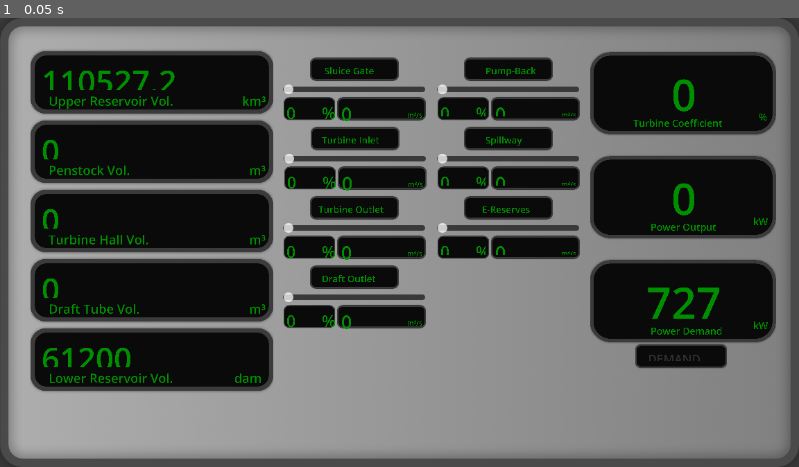
Above: before the commit, frame 1.
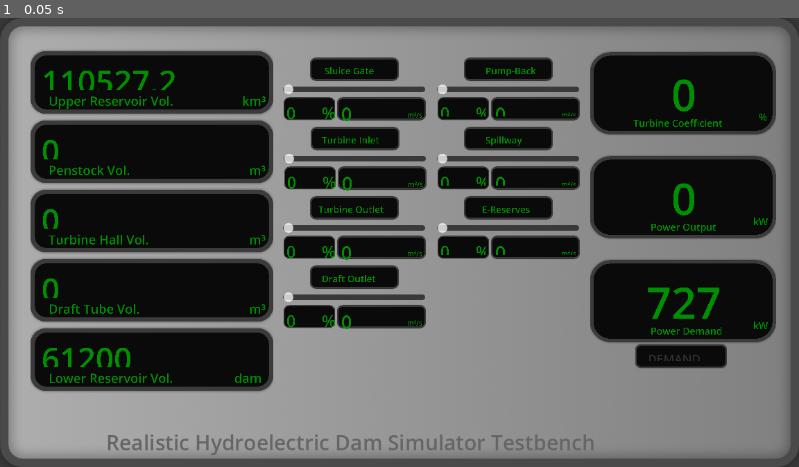
Above: after the commit, the same moment.

Repository: git-marktime/water-sim-testbench
Game: Godot game, scene res://main.tscn
Two runs of this game, one before a commit and one after it. Both use one fixed random seed, a clock stepped at 60 frames per second and the inputs below.
Inputs:
- Up to frame 1 (0.05 s): no input

The runs differ from the first frame. In frame 1, 0.7% of the frame differs, in the area x 13-75%, y 92-98%.

Commit message:
decoration & codesign
made the board look less dull
fixed codesign

Diff:
--- a/RHDS Testbench Src/main.tscn
+++ b/RHDS Testbench Src/main.tscn
@@ -88,6 +88,9 @@
 HSlider/styles/grabber_area_highlight = SubResource("StyleBoxFlat_yijye")
 HSlider/styles/slider = SubResource("StyleBoxFlat_cy2v4")
 
+[sub_resource type="SystemFont" id="SystemFont_48eqa"]
+font_names = PackedStringArray("Courier New")
+
 [node name="Main" type="Node2D"]
 script = ExtResource("1_7p1cq")
 
@@ -1562,3 +1565,15 @@
 scroll_active = false
 shortcut_keys_enabled = false
 metadata/_edit_use_anchors_ = true
+
+[node name="RHDSTestBenchLabel" type="RichTextLabel" parent="."]
+offset_left = 153.0
+offset_top = 591.0
+offset_right = 1009.0
+offset_bottom = 663.0
+size_flags_vertical = 8
+theme_override_colors/default_color = Color(0.4, 0.4, 0.4, 1)
+theme_override_fonts/normal_font = SubResource("SystemFont_48eqa")
+theme_override_font_sizes/normal_font_size = 30
+text = "Realistic Hydroelectric Dam Simulator Testbench"
+metadata/_edit_use_anchors_ = true
Binary file added: RHDS Testbench Src/Assets/Diagram.png
Not shown, added: RHDS Testbench Src/Assets/Diagram.png.import
Not shown, changed: RHDS Testbench Src/export_presets.cfg
Not shown: 3 places in RHDS Testbench Src/main.tscn that only renumber resources
Not shown, changed: RHDS Testbench.exe
